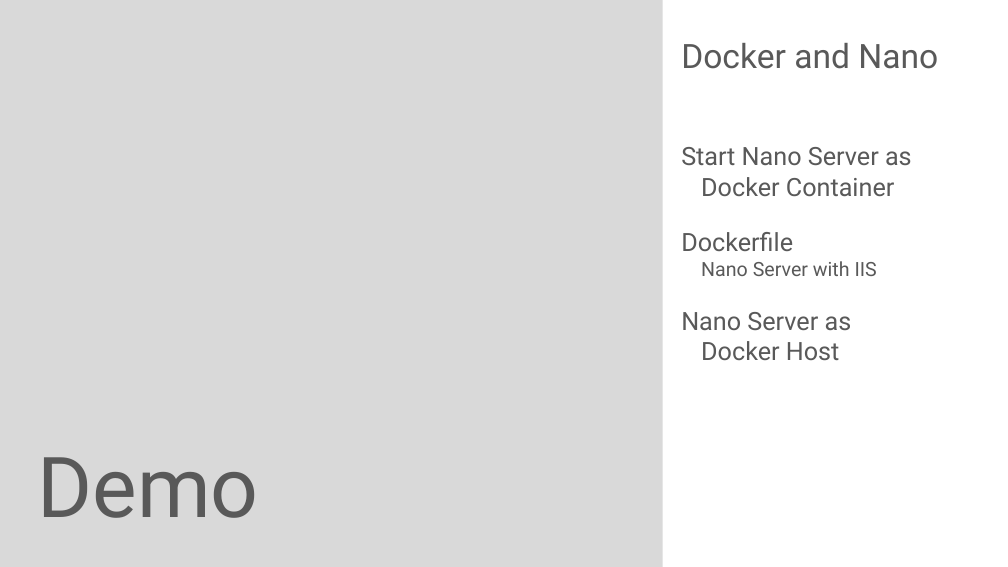
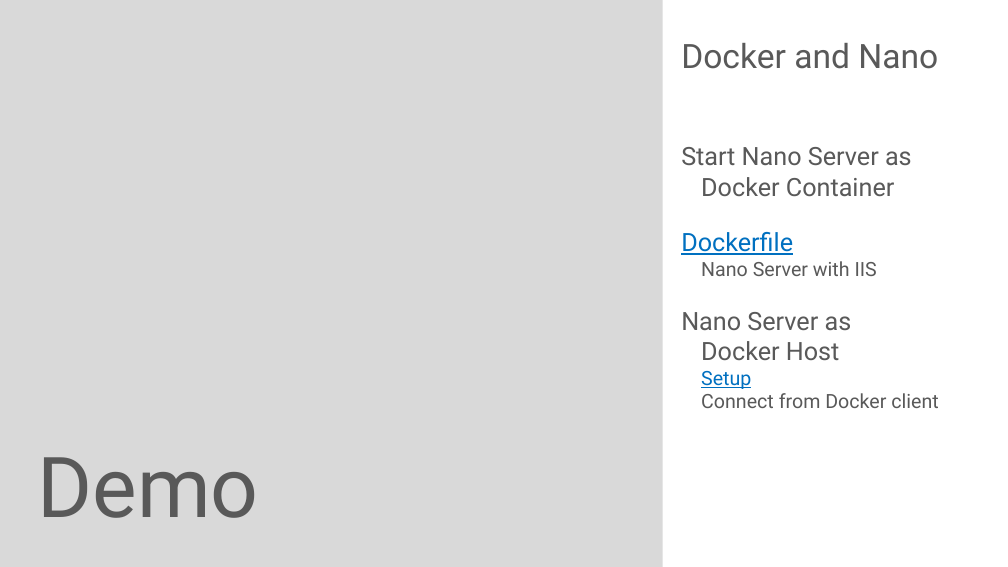
Before and after one commit to rstropek/DockerVS2015Intro, a slide deck: slide 14 of slides/Nano-Server-Introduction.pptx. Drawn at 1008x567 pixels with LibreOffice and Linux fonts; fonts in the diff are those of the drawing. Boxes give left, top, right and bottom in pixels: in the first picture for what was removed or moved away, otherwise in the second. Text is boxed around its words. In the diff, an @@ line names an element or a change of style, - is before the commit and + after.

```diff
--- a/slides/Nano-Server-Introduction.pptx
+++ b/slides/Nano-Server-Introduction.pptx
@@ text at box(681, 232, 793, 255): text colour #595959 to #0070C0, underline on in "Dockerfile" @@
@@ text at box(701, 371, 939, 408): paragraphs added @@
+  Setup
+  Connect from Docker client
```
Also in this commit, not shown: 4 other slides changed, 6 other files.
